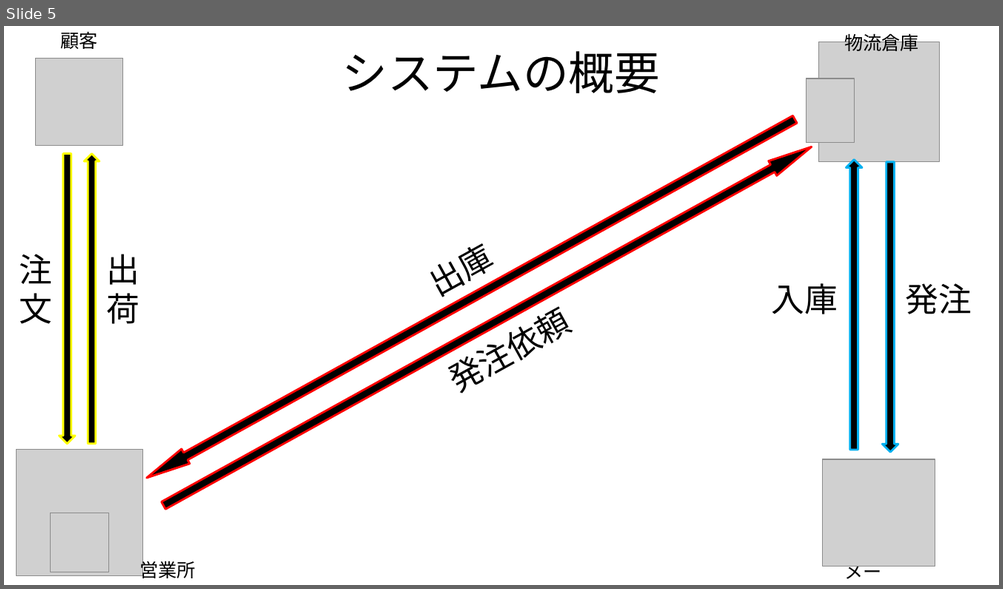
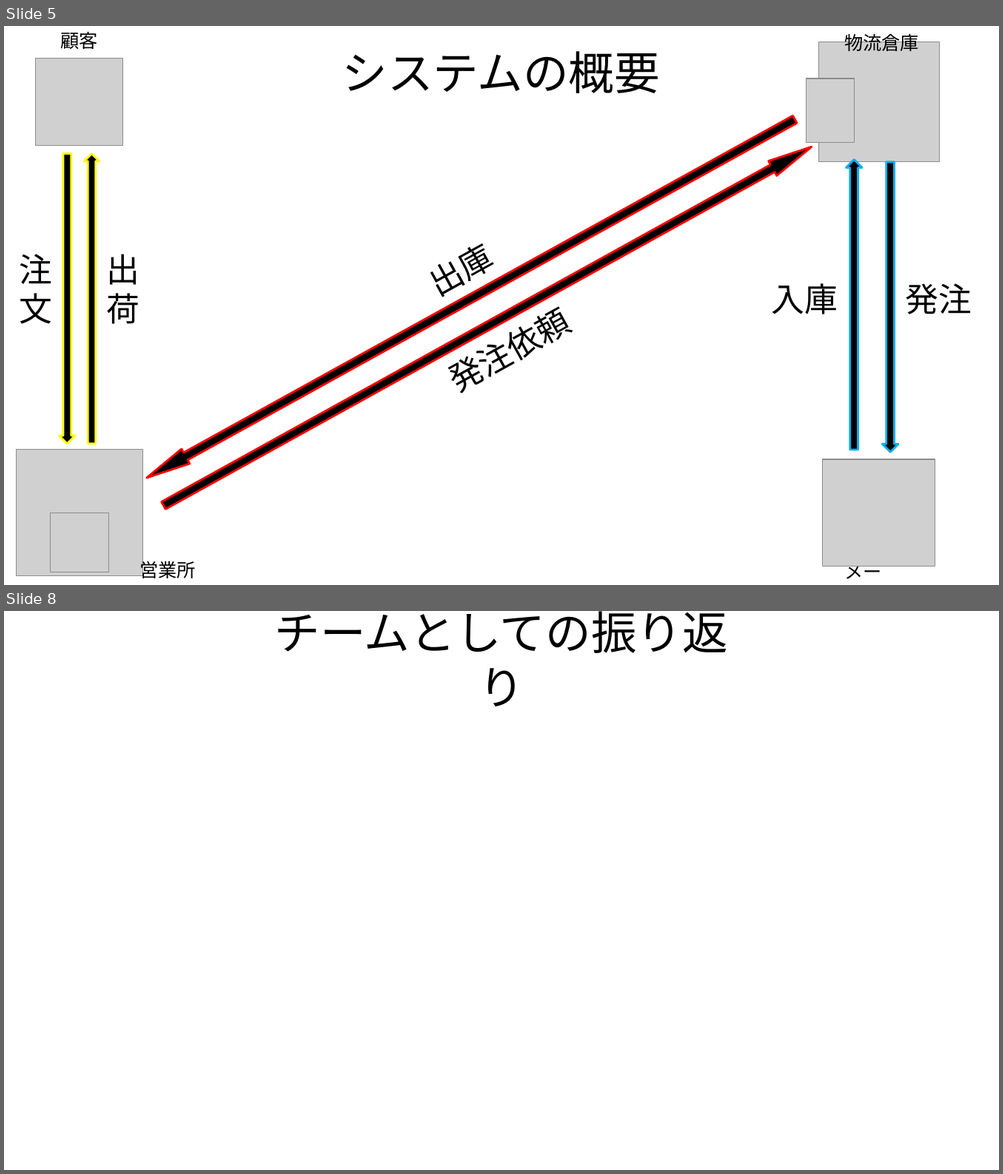
Before and after one commit to Yamanin3/system-devel, a slide deck: 最終企画発表用.pptx. Shown one above the other, each under a label of ours: slide 5 before the commit, slides 5 and 8 after it; the slides between them are not shown. The pictures are 1003x589 and 1003x1174 pixels, drawn with LibreOffice and Linux fonts; fonts in the diff are those of the drawing; grey boxes stand for pictures; background and template pictures are left out. Boxes give left, top, right and bottom in pixels: in the first picture for what was removed or moved away, otherwise in the second. Text is boxed around its words. In the diff, an @@ line names an element or a change of style, - is before the commit and + after.

```diff
--- a/最終企画発表用.pptx
+++ b/最終企画発表用.pptx
@@ slide 8 added at [4, 611, 999, 1170], background picture (left out) @@
@@ title added at [275, 611, 728, 706], 44 pt, text #000000 @@
+チームとしての振り返り
```
Also in this commit, not shown: 2 slides changed, 2 other slides added, 1 other file.
